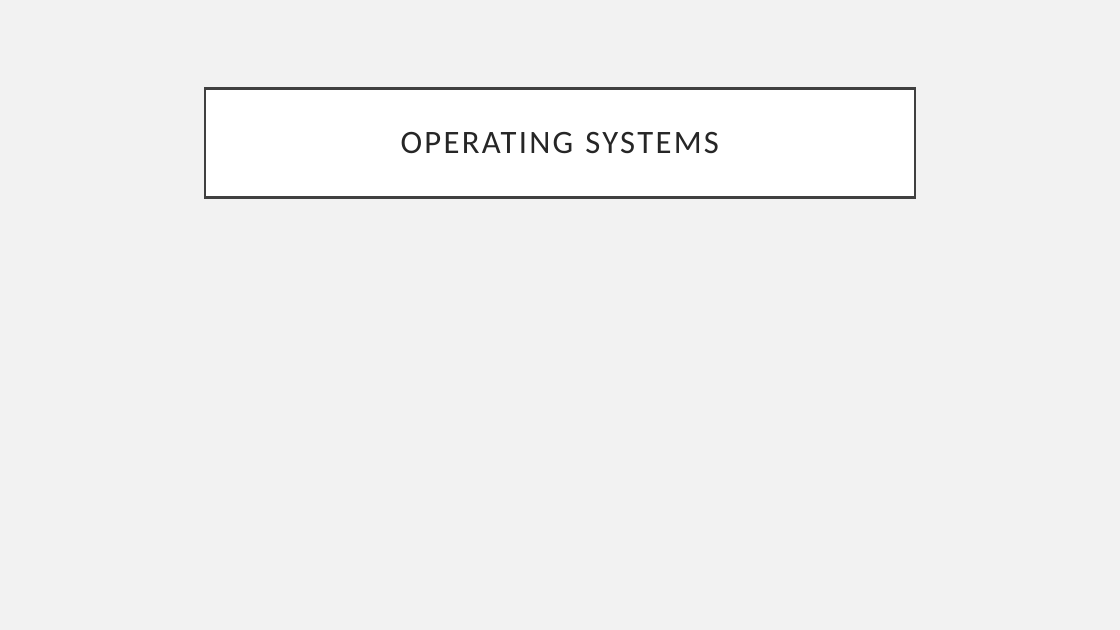
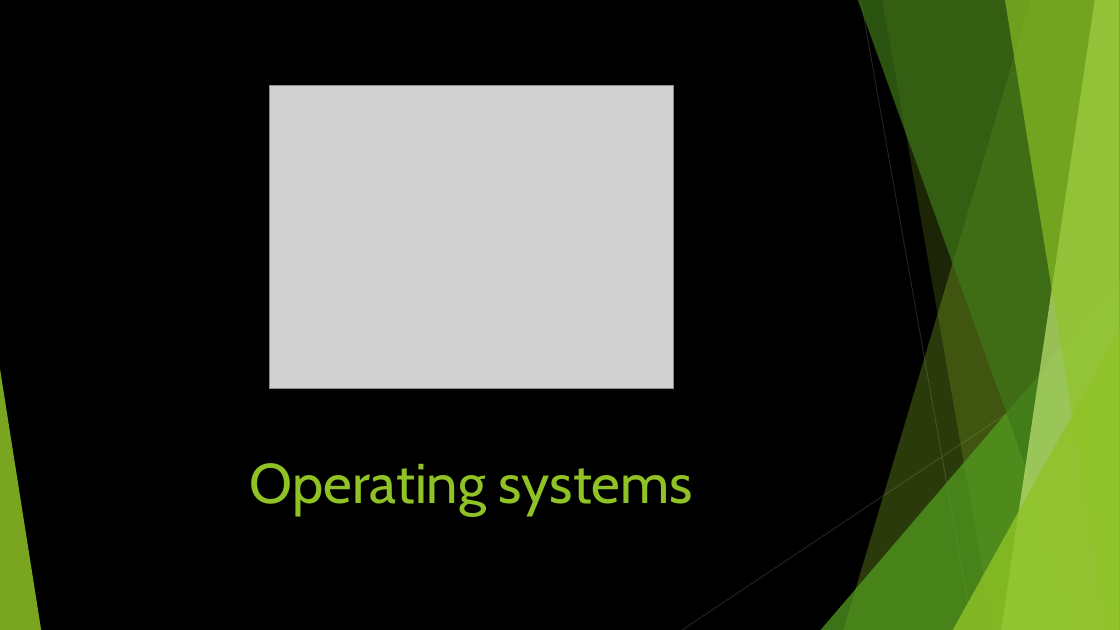
Before and after one commit to hexa-decim8/ISBPM, a slide deck: slide 5 of Class_Materials/Week_1/Day_3/ISBPM w1d3.pptx. Drawn at 1120x630 pixels with LibreOffice and Linux fonts; fonts in the diff are those of the drawing; grey boxes stand for pictures. Boxes give left, top, right and bottom in pixels: in the first picture for what was removed or moved away, otherwise in the second. Text is boxed around its words. In the diff, an @@ line names an element or a change of style, - is before the commit and + after.

```diff
--- a/Class_Materials/Week_1/Day_3/ISBPM w1d3.pptx
+++ b/Class_Materials/Week_1/Day_3/ISBPM w1d3.pptx
@@ background #F2F2F2 to #000000 @@
@@ picture added at <box>269,86,673,389</box> @@
@@ group added at <box>0,0,1120,630</box>: 5 freeform shapes, 3 triangles, 2 lines @@
@@ title "Operating systems": place and size @@
-title "Operating systems" at <box>205,88,915,197</box>
+title "Operating systems" at <box>250,463,693,516</box>
@@ title "Operating systems" at <box>250,463,693,516</box>: vertical alignment middle to bottom; fill #FFFFFF to none; outline #404040 2.5 pt to none @@
@@ title at <box>250,463,693,516</box>: text changed; size 28 to 48 pt; font Calibri to Cabin; text colour #262626 to #90C226 @@
-OPERATING SYSTEMS
+Operating systems
```
Also in this commit, not shown: 16 other slides changed, 3 slides added, 1 slide removed, 1 other file.
